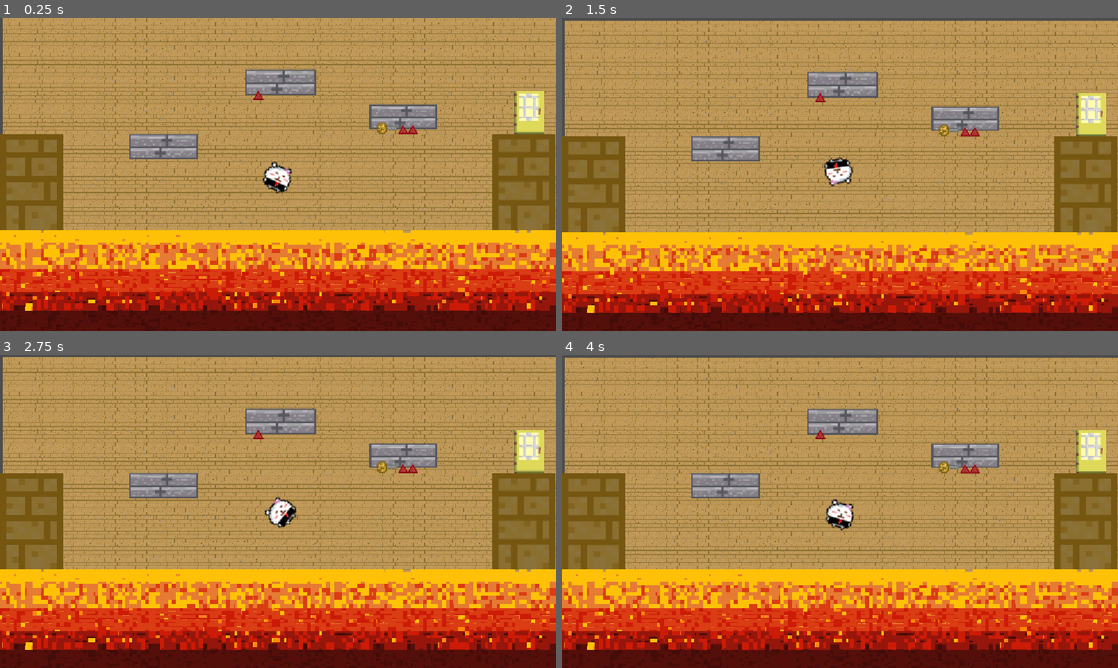
Above: before the commit, frames 1-4 (two rows, left to right).
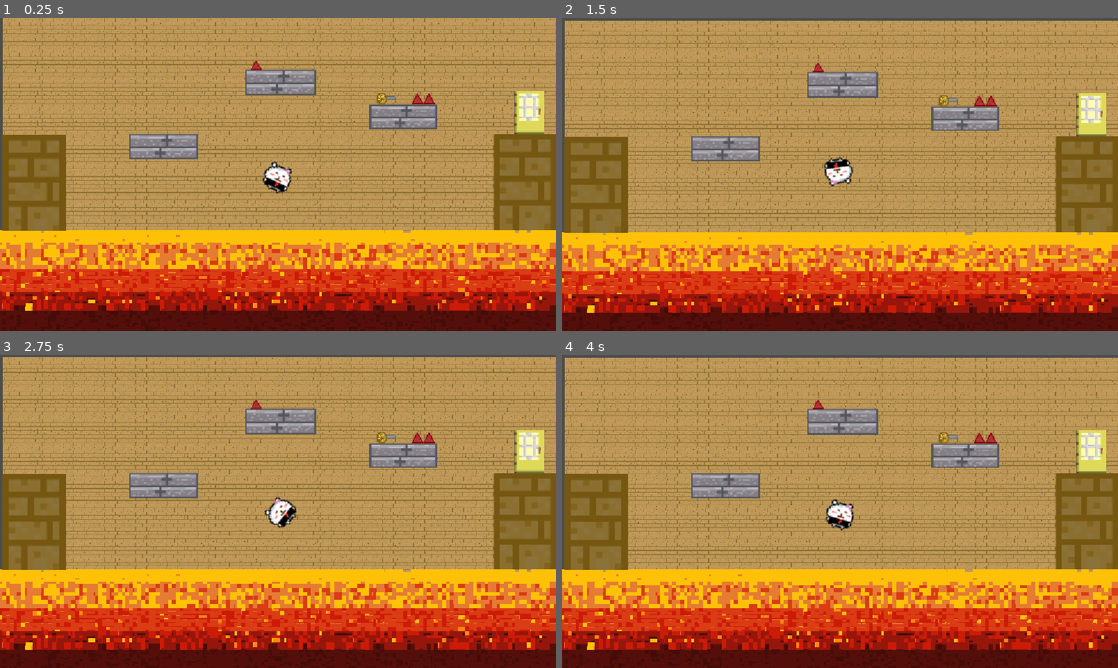
Above: after the commit, the same moments.

Repository: joannee0812/the-floor-is-lava
Game: Godot game, scene res://main.tscn
Two runs of this game, one before a commit and one after it. Both use one fixed random seed, a clock stepped at 60 frames per second and the inputs below.
Inputs (mouse positions are in pixels of both pictures, inside the frame that each line leads up to):
- Up to frame 1 (0.25 s): no input
- Up to frame 2 (1.5 s): tap Enter (ui_accept) at 0.5, 0.77, 1.25 s; move the mouse to (834, 168) at 0.52 s; hold Right (ui_right) from 0.53 s (still down); click (834, 168) at 0.67 s; move the mouse to (728, 190) at 1.27 s
- Up to frame 3 (2.75 s): tap Enter (ui_accept) at 1.52, 2 s; move the mouse to (333, 442) at 2.02 s; release Right (ui_right) at 2.03 s; hold Left (ui_left) from 2.03 s (still down)
- Up to frame 4 (4 s): move the mouse to (812, 574) at 2.77 s; release Left (ui_left) at 2.78 s; hold Right (ui_right) from 2.78 s (still down); click (812, 574) at 2.92 s; tap Enter (ui_accept) at 3.02, 3.5, 3.77 s; move the mouse to (1006, 558) at 3.52 s

The runs differ from the first frame. In frame 1, 1.3% of the frame differs, in the area x 0-100%, y 13-68%; in frame 2, 1.3%; in frame 3, 1.3%; in frame 4, 1.3%, in the area x 0-100%, y 14-69%.

Commit message:
Objects fixed to static body

Diff:
--- a/main.tscn
+++ b/main.tscn
@@ -6,12 +6,10 @@
 [ext_resource type="Texture2D" uid="uid://cjtsffhntf475" path="res://lava big.png" id="4_1bvp3"]
 [ext_resource type="Texture2D" uid="uid://d1umbgjersrx5" path="res://wall.png" id="5_7mycd"]
 [ext_resource type="Script" uid="uid://bll02dorymy8t" path="res://vector_creator.gd" id="5_kek77"]
-[ext_resource type="Texture2D" uid="uid://dcuj63fcaacdn" path="res://concrete board.png" id="5_lquwl"]
 [ext_resource type="Texture2D" uid="uid://6bhobc2pubmq" path="res://brick wall.png" id="6_272bh"]
 [ext_resource type="Texture2D" uid="uid://bxuqsv4bsouku" path="res://door.png" id="7_5vw27"]
 [ext_resource type="Texture2D" uid="uid://cbco350846m7n" path="res://key2.png" id="8_5vw27"]
 [ext_resource type="Texture2D" uid="uid://dmobu2xvhpk6g" path="res://spike easy.png" id="9_efxa6"]
-[ext_resource type="PackedScene" uid="uid://d13q1jv0hvjsh" path="res://stopwatch.tscn" id="10_dg77c"]
 [ext_resource type="FontFile" uid="uid://deii46qvbk813" path="res://vcr_osd_mono/VCR_OSD_MONO_1.001.ttf" id="11_efxa6"]
 
 [sub_resource type="SpriteFrames" id="SpriteFrames_5cnf4"]
@@ -812,41 +810,6 @@
 position = Vector2(-17, -11)
 shape = SubResource("RectangleShape2D_5cnf4")
 
-[node name="Sprite2D4" type="Sprite2D" parent="." unique_id=1717557816]
-position = Vector2(-550, 17)
-scale = Vector2(1.6367189, 1.5546875)
-texture = ExtResource("6_272bh")
-
-[node name="Sprite2D5" type="Sprite2D" parent="." unique_id=259163802]
-position = Vector2(470.00003, 16)
-scale = Vector2(1.6367189, 1.5546875)
-texture = ExtResource("6_272bh")
-
-[node name="Sprite2D6" type="Sprite2D" parent="." unique_id=1369010424]
-position = Vector2(517.00006, -127)
-scale = Vector2(0.7109375, 0.703125)
-texture = ExtResource("7_5vw27")
-
-[node name="Sprite2D7" type="Sprite2D" parent="." unique_id=1681603760]
-position = Vector2(222.00002, -82.99999)
-rotation = 1.5720551
-scale = Vector2(1.0625, 1)
-texture = ExtResource("8_5vw27")
-
-[node name="Sprite2D" type="Sprite2D" parent="." unique_id=1812509741]
-position = Vector2(-18, -161)
-texture = ExtResource("9_efxa6")
-
-[node name="Sprite2D2" type="Sprite2D" parent="." unique_id=298462799]
-position = Vector2(302, -90)
-texture = ExtResource("9_efxa6")
-
-[node name="Sprite2D3" type="Sprite2D" parent="." unique_id=1720459771]
-position = Vector2(282, -90)
-texture = ExtResource("9_efxa6")
-
-[node name="stopwatch" parent="." unique_id=1913564622 instance=ExtResource("10_dg77c")]
-
 [node name="Timer" type="Timer" parent="." unique_id=327151160]
 wait_time = 67.677
 one_shot = true
@@ -861,12 +824,50 @@
 anchor_top = -0.081
 anchor_right = -0.060000002
 anchor_bottom = -0.074
-offset_left = -24.879997
-offset_top = -175.512
-offset_right = 24.120003
-offset_bottom = -150.048
+offset_left = -31.879997
+offset_top = -247.512
+offset_right = 174.12
+offset_bottom = -222.048
 theme_override_fonts/font = ExtResource("11_efxa6")
 theme_override_font_sizes/font_size = 32
 text = "Timer:00.00"
 
+[node name="StaticBody2D" type="StaticBody2D" parent="." unique_id=1593549509]
+
+[node name="Sprite2D2" type="Sprite2D" parent="StaticBody2D" unique_id=298462799]
+position = Vector2(339, -154)
+scale = Vector2(1.1466666, 1.2066667)
+texture = ExtResource("9_efxa6")
+
+[node name="Sprite2D3" type="Sprite2D" parent="StaticBody2D" unique_id=1082731734]
+position = Vector2(315.00003, -154)
+scale = Vector2(1.1466666, 1.2066667)
+texture = ExtResource("9_efxa6")
+
+[node name="Sprite2D" type="Sprite2D" parent="StaticBody2D" unique_id=1812509741]
+position = Vector2(-22, -224)
+scale = Vector2(1.0266666, 1.0133333)
+texture = ExtResource("9_efxa6")
+
+[node name="Sprite2D7" type="Sprite2D" parent="StaticBody2D" unique_id=1681603760]
+position = Vector2(221.00002, -144)
+rotation = 1.5720551
+scale = Vector2(1.0625, 1)
+texture = ExtResource("8_5vw27")
+
+[node name="Sprite2D6" type="Sprite2D" parent="." unique_id=1369010424]
+position = Vector2(517.00006, -127)
+scale = Vector2(0.7109375, 0.703125)
+texture = ExtResource("7_5vw27")
+
+[node name="Sprite2D8" type="Sprite2D" parent="." unique_id=1425247673]
+position = Vector2(-545, 18)
+scale = Vector2(1.6367189, 1.5546875)
+texture = ExtResource("6_272bh")
+
+[node name="Sprite2D5" type="Sprite2D" parent="." unique_id=259163802]
+position = Vector2(473.00003, 16)
+scale = Vector2(1.6367189, 1.5546875)
+texture = ExtResource("6_272bh")
+
 [connection signal="timeout" from="Timer" to="Player" method="_on_timer_timeout"]
